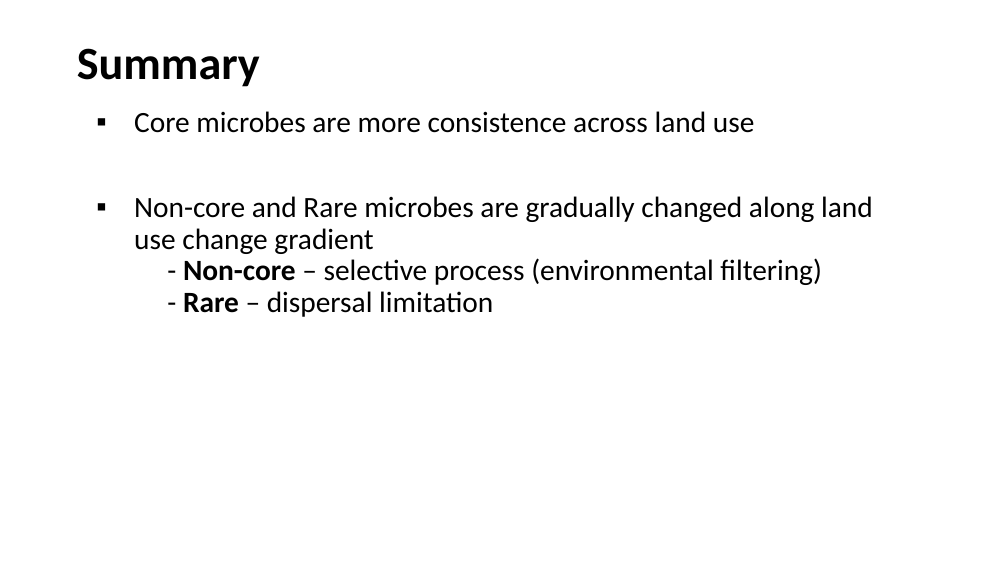
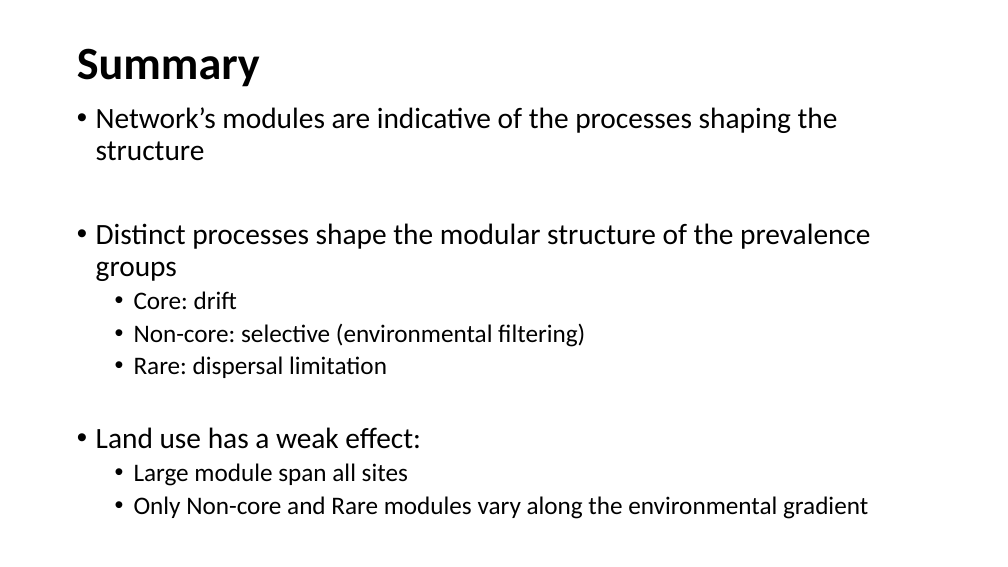
Before and after one commit to Ecological-Complexity-Lab/Microbiome_Structure_Madagascar, a slide deck: slide 25 of presentations/manuscript story.pptx. Drawn at 1008x567 pixels with LibreOffice and Linux fonts; fonts in the diff are those of the drawing. Boxes give left, top, right and bottom in pixels: in the first picture for what was removed or moved away, otherwise in the second. Text is boxed around its words. In the diff, an @@ line names an element or a change of style, - is before the commit and + after.

```diff
--- a/presentations/manuscript story.pptx
+++ b/presentations/manuscript story.pptx
@@ text at [96,107,870,519]: text changed; size 28 to 24 pt @@
-▪ Core microbes are more consistence across land use
-  ▪ Non-core and Rare microbes are gradually changed along land use change gradient
-    - Non-core – selective process (environmental filtering)
-    - Rare – dispersal limitation
+• Network’s modules are indicative of the processes shaping the structure
+• Distinct processes shape the modular structure of the prevalence groups
+  • Core: drift
+  • Non-core: selective (environmental filtering)
+  • Rare: dispersal limitation
+• Land use has a weak effect:
+  • Large module span all sites
+  • Only Non-core and Rare modules vary along the environmental gradient
```
Also in this commit, not shown: 9 other slides changed, 3 slides added, 3 slides removed.
